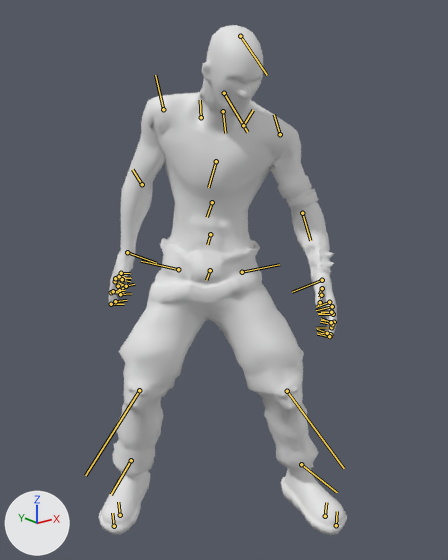
The FBX model Assets/Animation/Enemy/TypeA_Idle_02.fbx as it was, and as the next commit left it.
Both versions are drawn from a camera (50 mm lens) standing at (-1.279, -1.686, 1.563) and looking at (-0.027, -0.121, 0.937). Every picture has the same lights, and +X, +Y and +Z are marked at lower left. Both versions are drawn at frame 13 of the action 'Take 001'; the numbers are the values there. The bones that bend it are drawn over the model as lines.
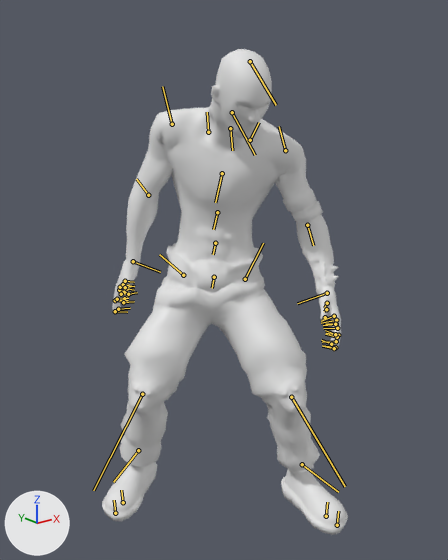
Patch to the scene script:
```diff
--- a/Assets/Animation/Enemy/TypeA_Idle_02.fbx.py
+++ b/Assets/Animation/Enemy/TypeA_Idle_02.fbx.py
@@ bone_rig_object @@
 bone_rig_object = bpy.data.objects['Bip001']  # the whole rig 'Bip001'
-bone_rig_object.location = (-0.006, -0.018, 0.941)
-bone_rig_object.rotation_euler = (-0.0175, -0.0175, -2.321)  # degrees (-1, -1, -133)
+bone_rig_object.location = (0.043, 0.021, 0.899)
+bone_rig_object.rotation_euler = (-0.0524, 0.0349, -2.304)  # degrees (-3, 2, -132)
@@ bone_bip001_l_upperarm @@
 bone_bip001_l_upperarm = bpy.data.objects['Bip001'].pose.bones['Bip001 L UpperArm']  # child of 'Bip001 L Clavicle'
-bone_bip001_l_upperarm.rotation_quaternion = (0.976, 0.036, 0.206, -0.065)  # degrees (3, 24, -7)
+bone_bip001_l_upperarm.rotation_quaternion = (0.977, 0.024, 0.198, -0.082)  # degrees (1, 23, -9)
@@ bone_bip001_l_forearm @@
 bone_bip001_l_forearm = bpy.data.objects['Bip001'].pose.bones['Bip001 L Forearm']  # child of 'Bip001 L UpperArm'
-bone_bip001_l_forearm.rotation_quaternion = (0.991, 0.0, 0.0, -0.133)  # degrees (0, 0, -15)
+bone_bip001_l_forearm.rotation_quaternion = (0.995, 0.0, 0.0, -0.102)  # degrees (0, 0, -12)
@@ bone_bip001_r_upperarm @@
 bone_bip001_r_upperarm = bpy.data.objects['Bip001'].pose.bones['Bip001 R UpperArm']  # child of 'Bip001 R Clavicle'
-bone_bip001_r_upperarm.rotation_quaternion = (0.888, -0.246, -0.383, -0.062)  # degrees (-34, -45, 6)
+bone_bip001_r_upperarm.rotation_quaternion = (0.892, -0.234, -0.379, -0.078)  # degrees (-31, -46, 3)
@@ bone_bip001_r_forearm @@
 bone_bip001_r_forearm = bpy.data.objects['Bip001'].pose.bones['Bip001 R Forearm']  # child of 'Bip001 R UpperArm'
-bone_bip001_r_forearm.rotation_quaternion = (0.992, 0.0, 0.0, 0.127)  # degrees (0, 0, 15)
+bone_bip001_r_forearm.rotation_quaternion = (0.994, 0.0, 0.0, 0.113)  # degrees (0, 0, 13)
@@ bone_bip001_l_thigh @@
 bone_bip001_l_thigh = bpy.data.objects['Bip001'].pose.bones['Bip001 L Thigh']  # child of 'Bip001 Pelvis'
-bone_bip001_l_thigh.rotation_quaternion = (0.969, -0.17, 0.124, 0.13)  # degrees (-18, 17, 13)
+bone_bip001_l_thigh.rotation_quaternion = (0.945, -0.129, 0.133, 0.269)  # degrees (-10, 19, 30)
@@ bone_bip001_l_calf @@
 bone_bip001_l_calf = bpy.data.objects['Bip001'].pose.bones['Bip001 L Calf']  # child of 'Bip001 L Thigh'
-bone_bip001_l_calf.rotation_quaternion = (0.986, 0.0, 0.0, -0.168)  # degrees (0, 0, -19)
+bone_bip001_l_calf.rotation_quaternion = (0.948, 0.0, 0.0, -0.319)  # degrees (0, 0, -37)
@@ bone_bip001_l_foot @@
 bone_bip001_l_foot = bpy.data.objects['Bip001'].pose.bones['Bip001 L Foot']  # child of 'Bip001 L Calf'
-bone_bip001_l_foot.rotation_quaternion = (0.995, -0.033, -0.099, 0.001)  # degrees (-4, -11, 0)
+bone_bip001_l_foot.rotation_quaternion = (0.991, -0.059, -0.106, 0.049)  # degrees (-7, -12, 6)
@@ bone_bip001_r_thigh @@
 bone_bip001_r_thigh = bpy.data.objects['Bip001'].pose.bones['Bip001 R Thigh']  # child of 'Bip001 Pelvis'
-bone_bip001_r_thigh.rotation_quaternion = (0.983, 0.078, -0.067, 0.151)  # degrees (8, -9, 17)
+bone_bip001_r_thigh.rotation_quaternion = (0.969, 0.072, -0.062, 0.229)  # degrees (6, -9, 26)
@@ bone_bip001_r_calf @@
 bone_bip001_r_calf = bpy.data.objects['Bip001'].pose.bones['Bip001 R Calf']  # child of 'Bip001 R Thigh'
-bone_bip001_r_calf.rotation_quaternion = (0.979, 0.0, 0.0, -0.204)  # degrees (0, 0, -23)
+bone_bip001_r_calf.rotation_quaternion = (0.944, 0.0, 0.0, -0.329)  # degrees (0, 0, -38)
@@ bone_bip001_r_foot @@
 bone_bip001_r_foot = bpy.data.objects['Bip001'].pose.bones['Bip001 R Foot']  # child of 'Bip001 R Calf'
-bone_bip001_r_foot.rotation_quaternion = (0.99, -0.114, 0.079, 0.023)  # degrees (-13, 9, 2)
+bone_bip001_r_foot.rotation_quaternion = (0.99, -0.053, 0.09, 0.096)  # degrees (-5, 11, 11)
```

Location of each change, (x1, y1, x2, y2) in pixels of the pictures (448 x 560 px):
'Object001', posed
    before: (99, 25, 347, 536)
    after: (102, 49, 348, 535)
bone 'Bip001 L UpperArm', root to tip
    before: (280, 134) to (274, 114)
    after: (285, 150) to (279, 126)
bone 'Bip001 L Forearm', root to tip
    before: (302, 213) to (310, 240)
    after: (307, 225) to (313, 245)
bone 'Bip001 R UpperArm', root to tip
    before: (163, 109) to (155, 75)
    after: (172, 124) to (162, 86)
bone 'Bip001 R Forearm', root to tip
    before: (142, 184) to (132, 169)
    after: (148, 195) to (136, 179)
bone 'Bip001 L Thigh', root to tip
    before: (242, 272) to (279, 264)
    after: (245, 279) to (263, 243)
bone 'Bip001 L Calf', root to tip
    before: (287, 391) to (344, 468)
    after: (291, 397) to (345, 486)
bone 'Bip001 L Foot', root to tip
    before: (301, 464) to (337, 492)
    after: (302, 464) to (338, 492)
bone 'Bip001 R Thigh', root to tip
    before: (178, 269) to (141, 261)
    after: (183, 275) to (159, 254)
bone 'Bip001 R Calf', root to tip
    before: (139, 390) to (85, 475)
    after: (142, 394) to (93, 490)
bone 'Bip001 R Foot', root to tip
    before: (131, 460) to (111, 494)
    after: (138, 450) to (113, 482)
